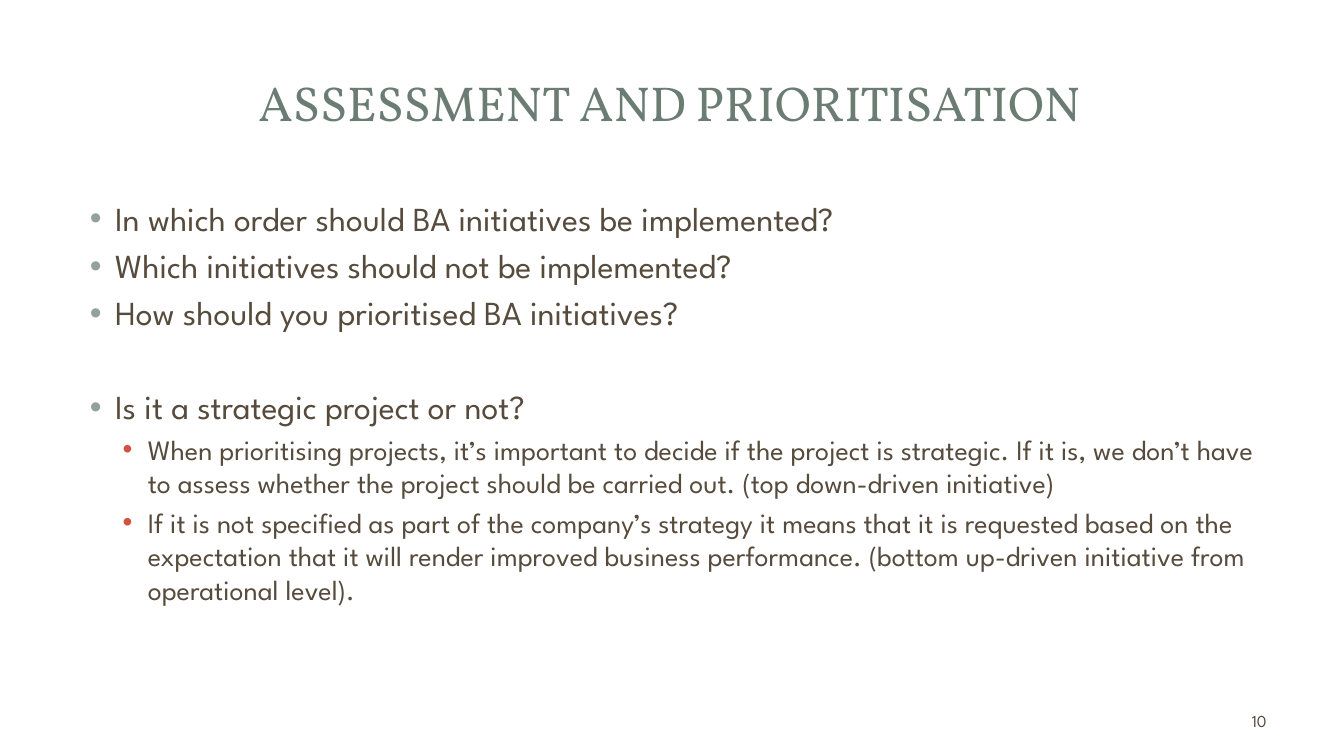
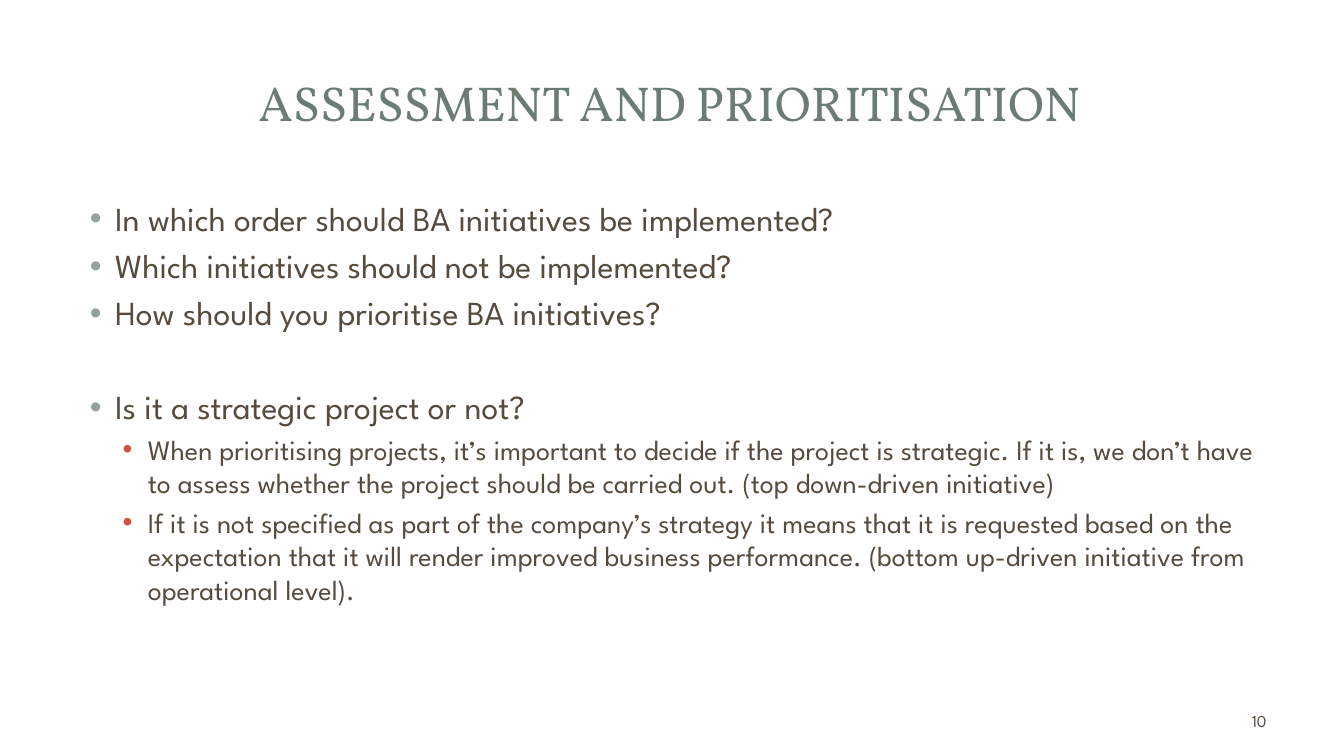
Before and after one commit to bsa-data-analytics/bsa-data-analytics.github.io, a slide deck: slide 10 of topic06/talk-1/BAI.pptx. Drawn at 1344x756 pixels with LibreOffice and Linux fonts; fonts in the diff are those of the drawing; background and template pictures are left out. Boxes give left, top, right and bottom in pixels: in the first picture for what was removed or moved away, otherwise in the second. Text is boxed around its words. In the diff, an @@ line names an element or a change of style, - is before the commit and + after.

```diff
--- a/topic06/talk-1/BAI.pptx
+++ b/topic06/talk-1/BAI.pptx
@@ text at (115, 302, 661, 332): text changed @@
-• How should you prioritised BA initiatives?
+• How should you prioritise BA initiatives?
```
Also in this commit, not shown: 6 other files.
